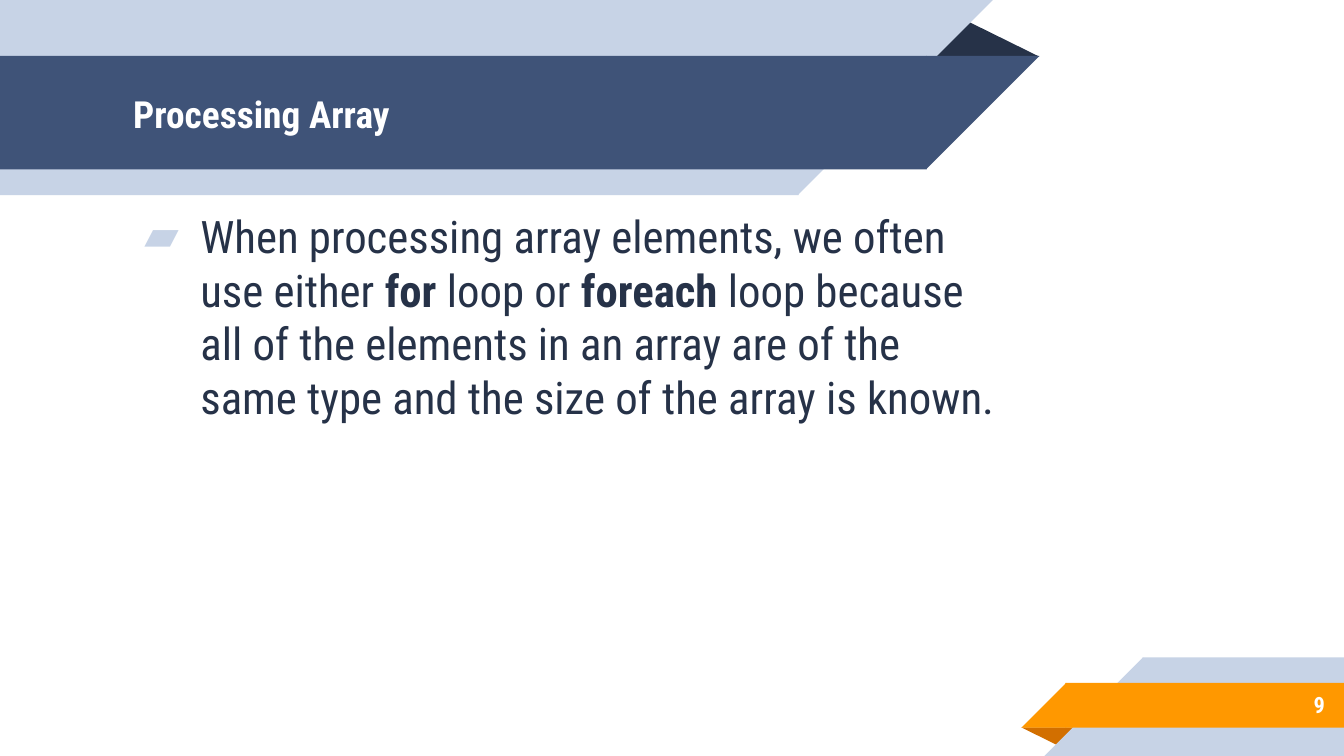
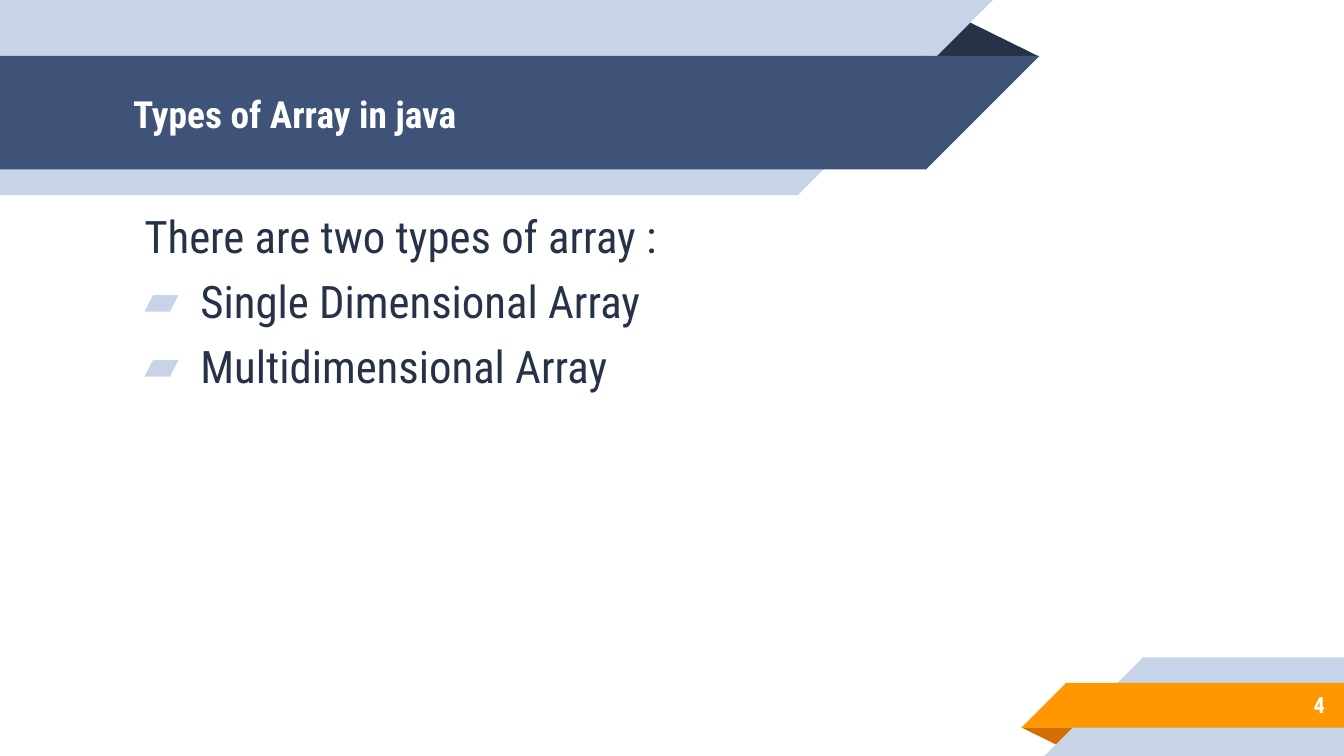
Before and after one commit to aronipurwanto/materi-xa, a slide deck: slide 4 of java/java-logic/Slide-Java-Logic-03.pptx (slide 9 before the commit). Drawn at 1344x756 pixels with LibreOffice and Linux fonts; fonts in the diff are those of the drawing. Boxes give left, top, right and bottom in pixels: in the first picture for what was removed or moved away, otherwise in the second. Text is boxed around its words. In the diff, an @@ line names an element or a change of style, - is before the commit and + after.

```diff
--- a/java/java-logic/Slide-Java-Logic-03.pptx
+++ b/java/java-logic/Slide-Java-Logic-03.pptx
@@ title at (133,99,457,136): text changed @@
-Processing Array
+Types of Array in java
@@ text at (144,219,640,393): text changed @@
-▰ When processing array elements, we often use either for loop or foreach loop because all of the elements in an array are of the same type and the size of the array is known.
+There are two types of array :
+▰ Single Dimensional Array
+▰ Multidimensional Array
@@ page number at (1314,697,1325,713): text changed @@
-9
+4
```
Also in this commit, not shown: 5 other slides changed, 15 slides added, 10 slides removed, 48 other files.
